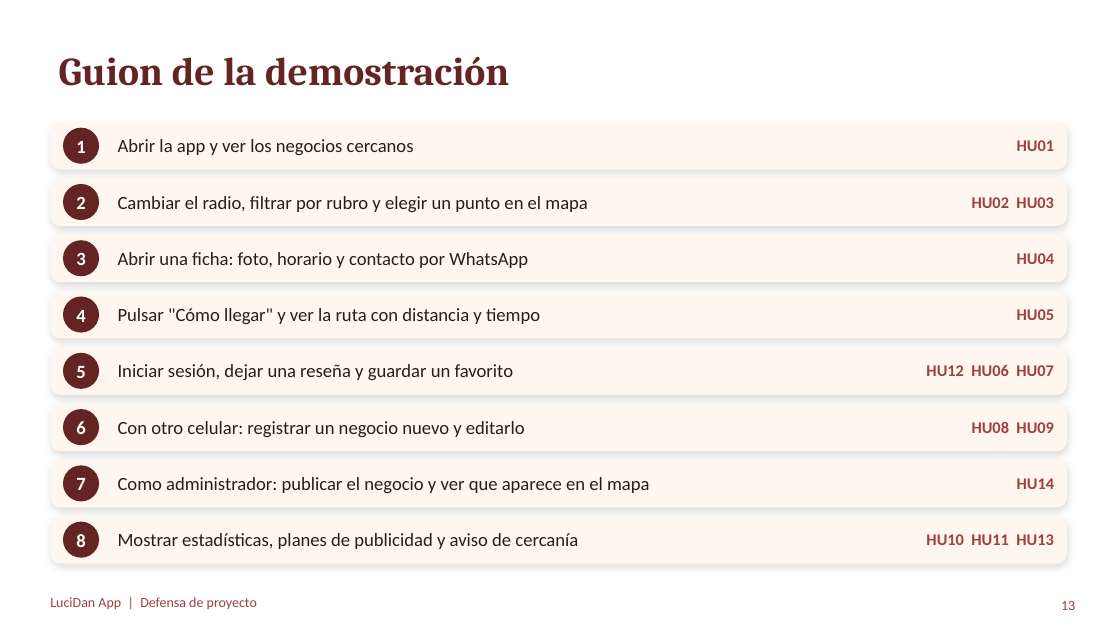
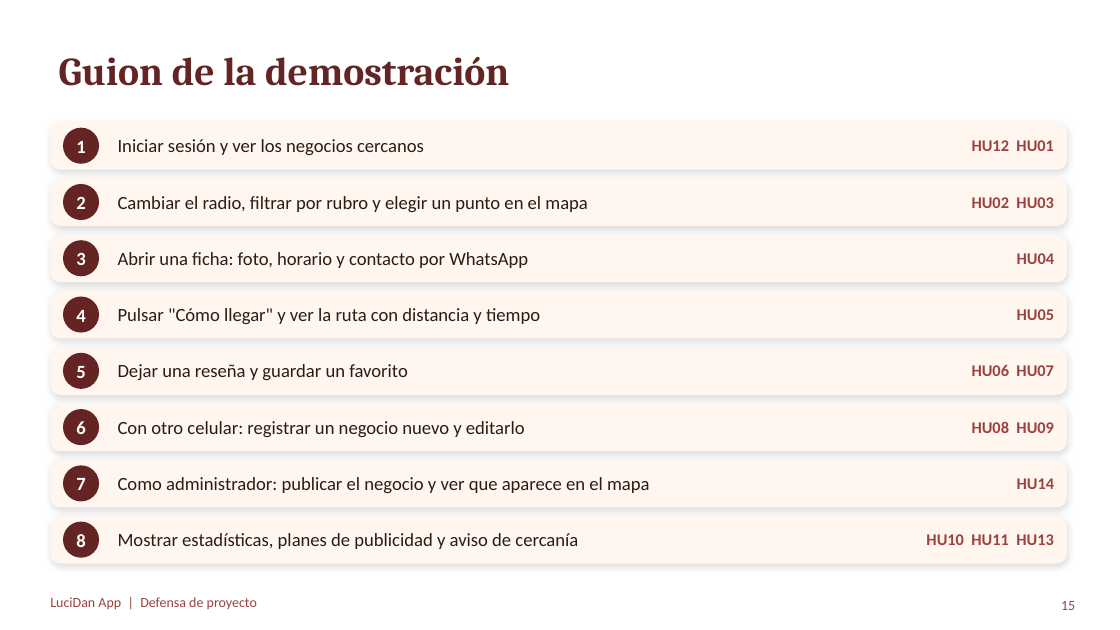
Before and after one commit to chelingo1994/LuciDan, a slide deck: slide 15 of docs/17_Presentacion_Defensa_LuciDan.pptx (slide 13 before the commit). Drawn at 1120x630 pixels with LibreOffice and Linux fonts; fonts in the diff are those of the drawing. Boxes give left, top, right and bottom in pixels: in the first picture for what was removed or moved away, otherwise in the second. Text is boxed around its words. In the diff, an @@ line names an element or a change of style, - is before the commit and + after.

```diff
--- a/docs/17_Presentacion_Defensa_LuciDan.pptx
+++ b/docs/17_Presentacion_Defensa_LuciDan.pptx
@@ text at [118,139,424,155]: text changed @@
-Abrir la app y ver los negocios cercanos
+Iniciar sesión y ver los negocios cercanos
@@ text at [972,140,1054,151]: text changed @@
-HU01
+HU12 HU01
@@ text at [118,364,408,380]: text changed @@
-Iniciar sesión, dejar una reseña y guardar un favorito
+Dejar una reseña y guardar un favorito
@@ text at [972,365,1054,376]: text changed @@
-HU12 HU06 HU07
+HU06 HU07
@@ page number at [1061,601,1075,610]: text changed @@
-13
+15
```
Also in this commit, not shown: 4 other slides changed, 56 other files.
